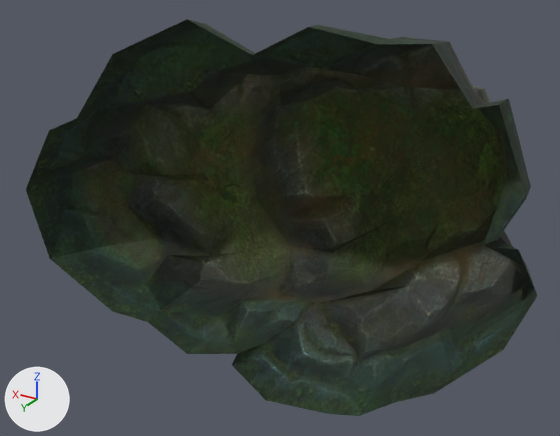
The OBJ model sceneobjs/huodong_fuben_420/huodong_fuben_420_bankuai02_shitou2.obj as it was, and as the next commit left it.
The view is the same before and after, from a camera (50 mm lens) standing at (-472.0, 683.0, 362.0) and looking at (-4.0, -98.0, -28.0). Every picture has the same lights, and +X, +Y and +Z are marked at lower left. Where no turn or scale is listed for an object, it has been applied to the vertices.

Names of what the first picture shows: 'huodong_fuben_420_bankuai02_shitou2'.
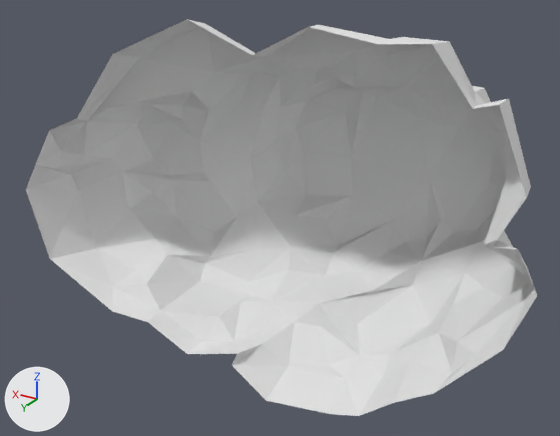
Where the change shows, as pixel boxes (x1, y1, x2, y2) in the pictures (560 x 436 px):
'huodong_fuben_420_bankuai02_shitou2', recoloured: (26, 19, 537, 416) in both

What the commit changed:
Material 'material_1' (mat_material_1_1) is new.
Its base color is (0.8, 0.8, 0.8) (white #e7e7e7).
Its roughness is 1.0.
me_huodong_fuben_420_bankuai02_shitou2 has 179 vertices, 328 faces and spans x -348.0..348.0, y -225.0..7.0, z -233.0..233.0.
me_huodong_fuben_420_bankuai02_shitou2 no longer uses material mat_material_1 (picture img_huodong_fuben_420_bankuai02_shitou2_png).
me_huodong_fuben_420_bankuai02_shitou2 now uses material mat_material_1_1 (white #e7e7e7).
